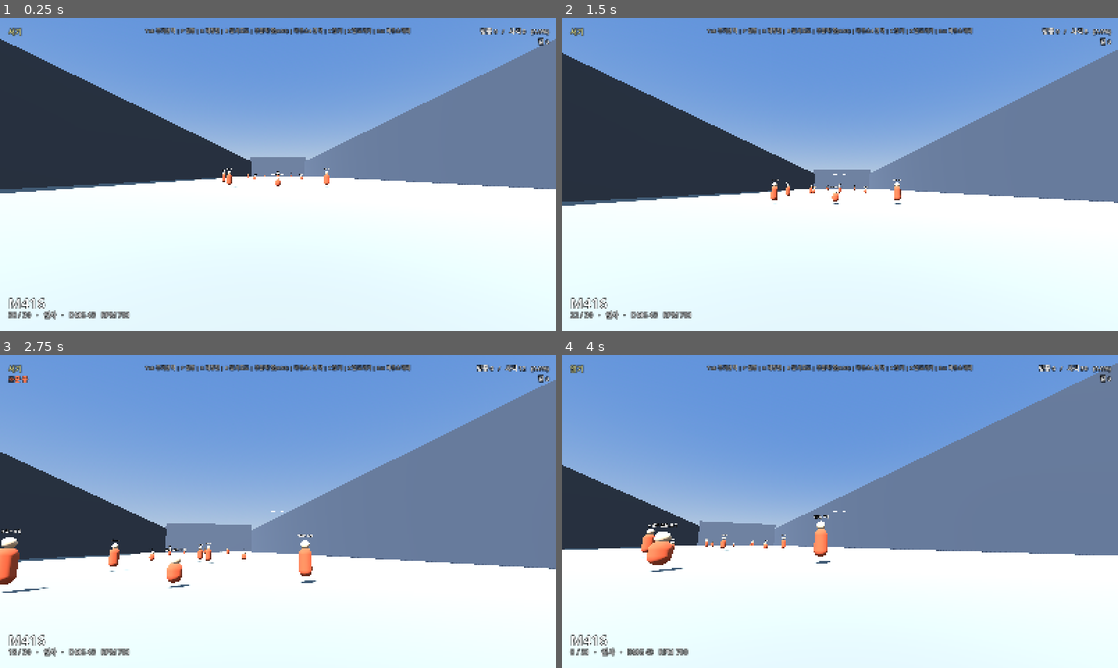
Above: before the commit, frames 1-4 (two rows, left to right).
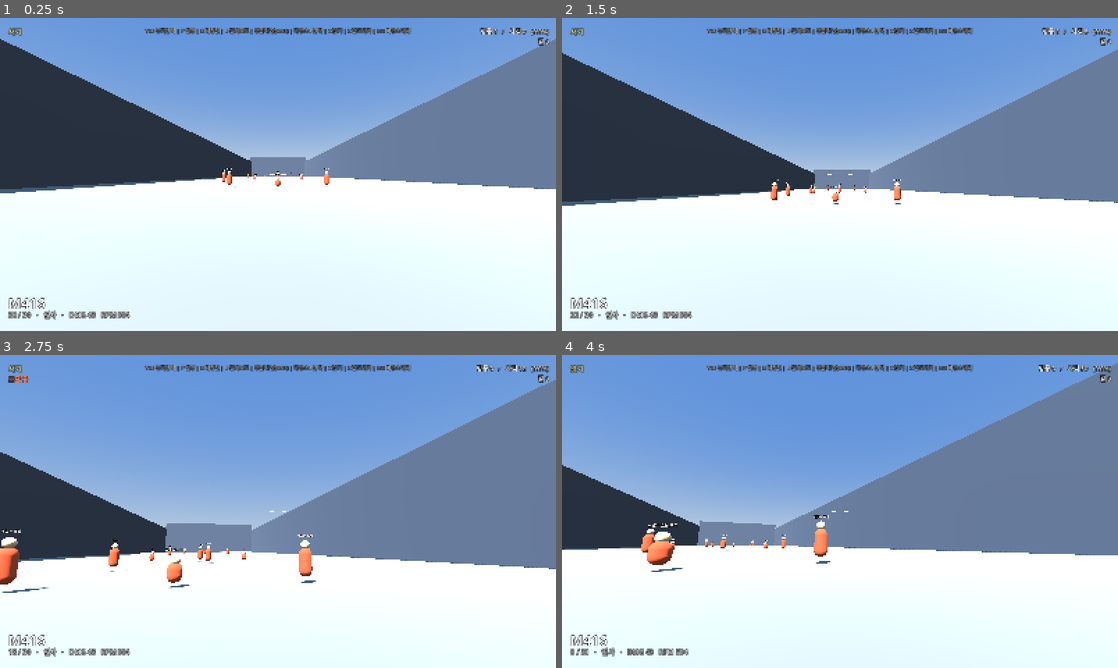
Above: after the commit, the same moments.

Repository: wqrvQ2WR/pubg-aim-trainer
Game: Godot game, scene res://scenes/Main.tscn
Two runs of this game, one before a commit and one after it. Both use one fixed random seed, a clock stepped at 60 frames per second and the inputs below.
Inputs (mouse positions are in pixels of both pictures, inside the frame that each line leads up to):
- Up to frame 1 (0.25 s): no input
- Up to frame 2 (1.5 s): move the mouse to (867, 174) at 0.52 s; hold Right mouse button (ads) 0.53-1.28 s; hold W (move_forward) from 0.53 s (still down); tap Space (jump) at 0.77 s; click (867, 174) at 0.8 s; move the mouse to (812, 174) at 1.27 s; click (812, 174) at 1.35 s
- Up to frame 3 (2.75 s): keep holding W (move_forward); tap Space (jump) at 1.52 s; right-click (250, 511) at 1.55 s; move the mouse to (289, 505) at 2.02 s; hold Right mouse button (ads) from 2.03 s (still down); click (289, 505) at 2.3 s
- Up to frame 4 (4 s): keep holding W (move_forward); move the mouse to (834, 517) at 2.77 s; release Right mouse button (ads) at 2.78 s; tap C (crouch) at 2.85 s; tap Space (jump) at 3.02, 3.77 s; right-click (834, 517) at 3.05 s; move the mouse to (878, 514) at 3.52 s; press the mouse at (878, 514) at 3.53 s

The runs differ from the first frame. In frame 1, less than 0.1% of the frame differs, in the area x 21-52%, y 49-96%; in frame 2, less than 0.1%, in the area x 21-53%, y 49-96%; in frame 3, less than 0.1%; in frame 4, less than 0.1%.

Commit message:
이동/자세 탄퍼짐(bloom) 추가, 전체 연사력 하향
이동 속도에 비례해 탄퍼짐이 넓어지고 앉기(0.55배)/엎드리기(0.3배)
로 줄어드는 시스템 추가. 무기 카테고리별 기본 탄퍼짐 값 신설.
조준(ADS)/견착 시 탄퍼짐도 함께 감소. 크로스헤어가 현재 탄퍼짐에
따라 벌어지도록 HUD도 연동. GLOBAL_RPM_SCALE(0.72)로 체감 연사
속도를 낮추고, 표시되는 RPM 수치도 실제 발사 간격과 일치하도록
effective rpm으로 통일.

Diff:
--- a/autoload/WeaponData.gd
+++ b/autoload/WeaponData.gd
@@ -192,6 +192,37 @@
 	return mult
 
 
+## 실제 체감 연사력이 너무 빠르다는 피드백으로 전체 연사 속도를 낮추는 배율
+const GLOBAL_RPM_SCALE := 0.72
+
+
+func get_effective_rpm(weapon_id: String) -> int:
+	var w := get_weapon(weapon_id)
+	return int(round(float(w["rpm"]) * GLOBAL_RPM_SCALE))
+
+
+func get_fire_interval(weapon_id: String) -> float:
+	return 60.0 / float(get_effective_rpm(weapon_id))
+
+
+## 카테고리별 기본 히프파이어(무조준 사격) 탄퍼짐 - 클수록 덜 정확함
+const BASE_HIP_SPREAD_DEG := {
+	"AR": 0.9,
+	"DMR": 0.6,
+	"SMG": 0.8,
+	"LMG": 1.4,
+	"SR": 2.5,
+	"PISTOL": 0.7,
+	"SHOTGUN": 1.0,
+}
+
+
+func get_base_spread(weapon_id: String) -> float:
+	var w := get_weapon(weapon_id)
+	var spread: float = BASE_HIP_SPREAD_DEG.get(w["category"], 0.9)
+	return spread
+
+
 func get_ids_by_category(category: String) -> Array:
 	var ids := []
 	for id in WEAPONS.keys():
@@ -248,8 +279,3 @@
 		horizontal *= r["kick_first"]
 
 	return Vector2(vertical, horizontal)
-
-
-func get_fire_interval(weapon_id: String) -> float:
-	var w := get_weapon(weapon_id)
-	return 60.0 / float(w["rpm"])
--- a/scripts/HUD.gd
+++ b/scripts/HUD.gd
@@ -111,7 +111,8 @@
 	var w := WeaponData.get_weapon(player.current_weapon_id)
 	var mode_kr: String = {"single": "단발", "burst": "점사", "auto": "연사"}.get(player.get_current_fire_mode(), "")
 	weapon_sub_label.text = "%d / %d   ·   %s   ·   DMG %d   RPM %d" % [
-		player.ammo_in_mag, w["magazine"], mode_kr, w["damage"], w["rpm"]
+		player.ammo_in_mag, w["magazine"], mode_kr, w["damage"],
+		WeaponData.get_effective_rpm(player.current_weapon_id)
 	]
 
 
@@ -155,7 +156,10 @@
 
 func _draw() -> void:
 	var center := size / 2.0
-	var gap := 7.0
+	var spread_deg := 0.0
+	if player:
+		spread_deg = player.get_spread_deg()
+	var gap := 7.0 + spread_deg * 6.0
 	var arm_len := 11.0
 	var thickness := 2.0
 	var color := Color(1, 1, 1, 0.9)
--- a/scripts/Player.gd
+++ b/scripts/Player.gd
@@ -192,6 +192,36 @@
 			return 1.0
 
 
+func _stance_spread_multiplier() -> float:
+	match stance:
+		Stance.CROUCH:
+			return 0.55
+		Stance.PRONE:
+			return 0.3
+		_:
+			return 1.0
+
+
+## 이동/자세/조준 상태에 따른 탄퍼짐(도 단위) - 걸을수록/뛸수록 넓어지고
+## 앉거나 엎드리면 줄어들며, 조준(ADS)/견착 시에는 크게/약간 줄어든다.
+func get_spread_deg() -> float:
+	return _current_spread_deg()
+
+
+func _current_spread_deg() -> float:
+	var base := WeaponData.get_base_spread(current_weapon_id)
+	var horizontal_speed := Vector2(velocity.x, velocity.z).length()
+	var speed_ratio: float = clamp(horizontal_speed / SPEED_STAND, 0.0, 1.3)
+	var move_mult := 1.0 + speed_ratio * 2.2
+	var stance_mult := _stance_spread_multiplier()
+	var aim_mult := 1.0
+	if is_ads:
+		aim_mult = 0.3
+	elif is_shoulder:
+		aim_mult = 0.7
+	return base * move_mult * stance_mult * aim_mult
+
+
 func _unhandled_input(event: InputEvent) -> void:
 	if event is InputEventMouseMotion and mouse_captured:
 		var sens_mult := _current_sens_mult()
@@ -315,6 +345,13 @@
 	var space_state := get_world_3d().direct_space_state
 	var origin := camera.global_transform.origin
 	var forward := -camera.global_transform.basis.z
+
+	var spread_rad := deg_to_rad(_current_spread_deg())
+	if spread_rad > 0.0:
+		var rand_yaw := (randf() * 2.0 - 1.0) * spread_rad
+		var rand_pitch := (randf() * 2.0 - 1.0) * spread_rad
+		forward = (camera.global_transform.basis * Vector3(rand_yaw, rand_pitch, -1.0)).normalized()
+
 	var to := origin + forward * 400.0
 	var query := PhysicsRayQueryParameters3D.create(origin, to)
 	query.collide_with_areas = true
--- a/scripts/WeaponSelectUI.gd
+++ b/scripts/WeaponSelectUI.gd
@@ -98,7 +98,7 @@
 			btn.add_child(icon)
 
 			var label := Label.new()
-			label.text = "%s\n%d dmg  ·  %d rpm" % [w["name"], w["damage"], w["rpm"]]
+			label.text = "%s\n%d dmg  ·  %d rpm" % [w["name"], w["damage"], WeaponData.get_effective_rpm(id)]
 			label.add_theme_font_size_override("font_size", 17)
 			label.horizontal_alignment = HORIZONTAL_ALIGNMENT_CENTER
 			label.mouse_filter = Control.MOUSE_FILTER_IGNORE
